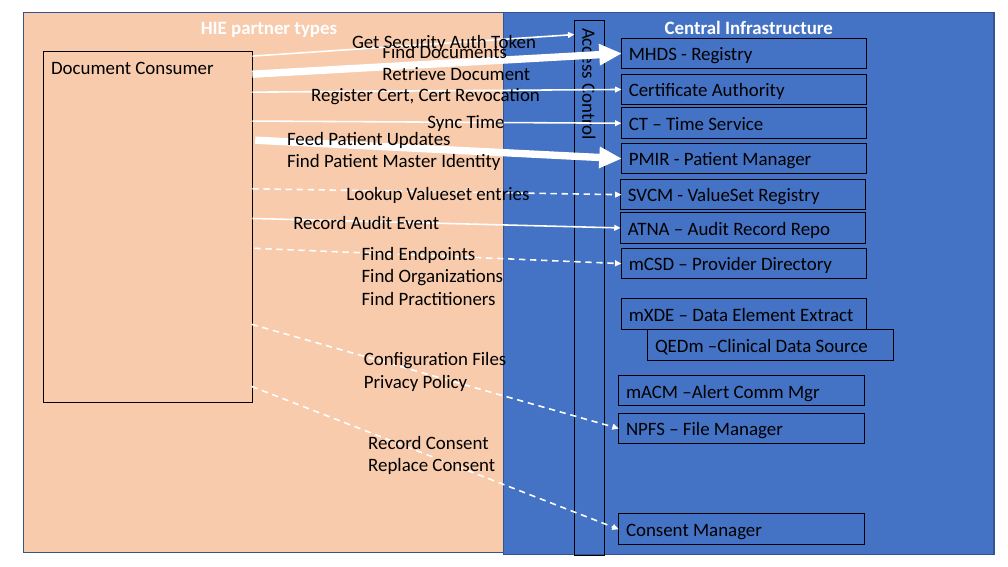
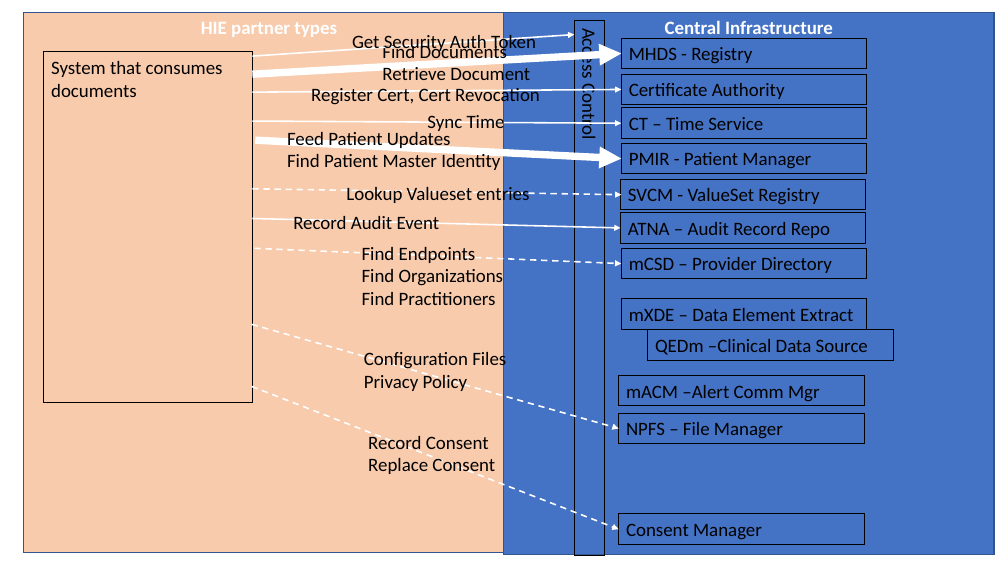
Before and after one commit to IHE/IT-Infrastructure, a slide deck: slide 5 of MHDS/Diagrams.pptx. Drawn at 1008x567 pixels with LibreOffice and Linux fonts; fonts in the diff are those of the drawing. Boxes give left, top, right and bottom in pixels: in the first picture for what was removed or moved away, otherwise in the second. Text is boxed around its words. In the diff, an @@ line names an element or a change of style, - is before the commit and + after.

```diff
--- a/MHDS/Diagrams.pptx
+++ b/MHDS/Diagrams.pptx
@@ text in rectangle at (x1=51, y1=61, x2=223, y2=97): text changed @@
-Document Consumer
+System that consumes documents
```
Also in this commit, not shown: 2 other slides changed, 2 other files.
